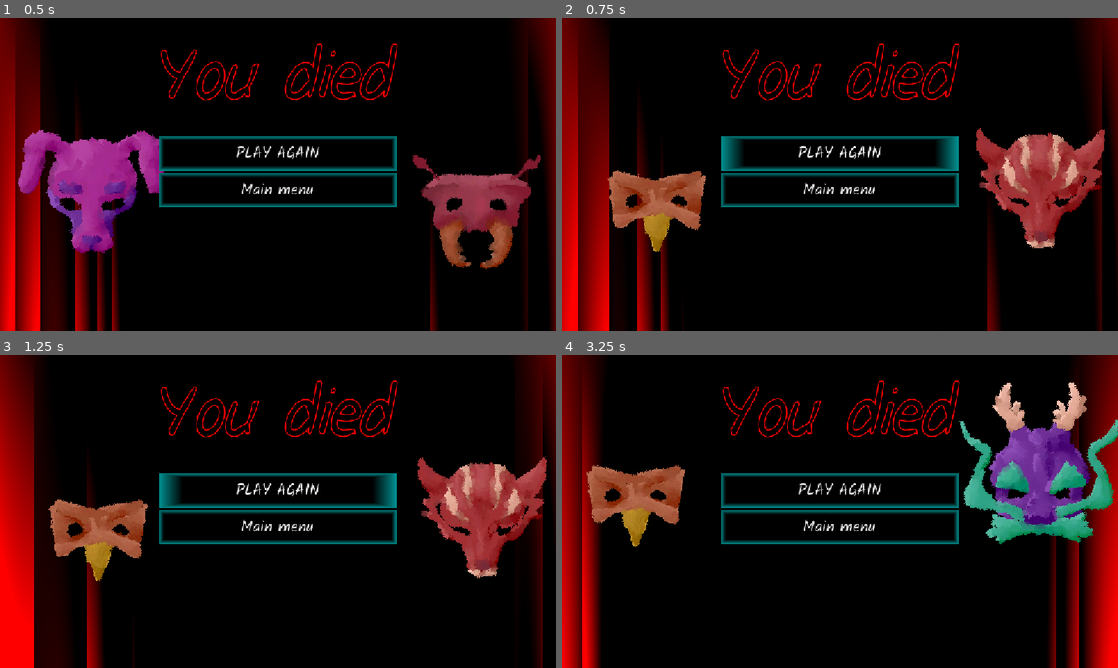
Above: before the commit, frames 1-4 (two rows, left to right).
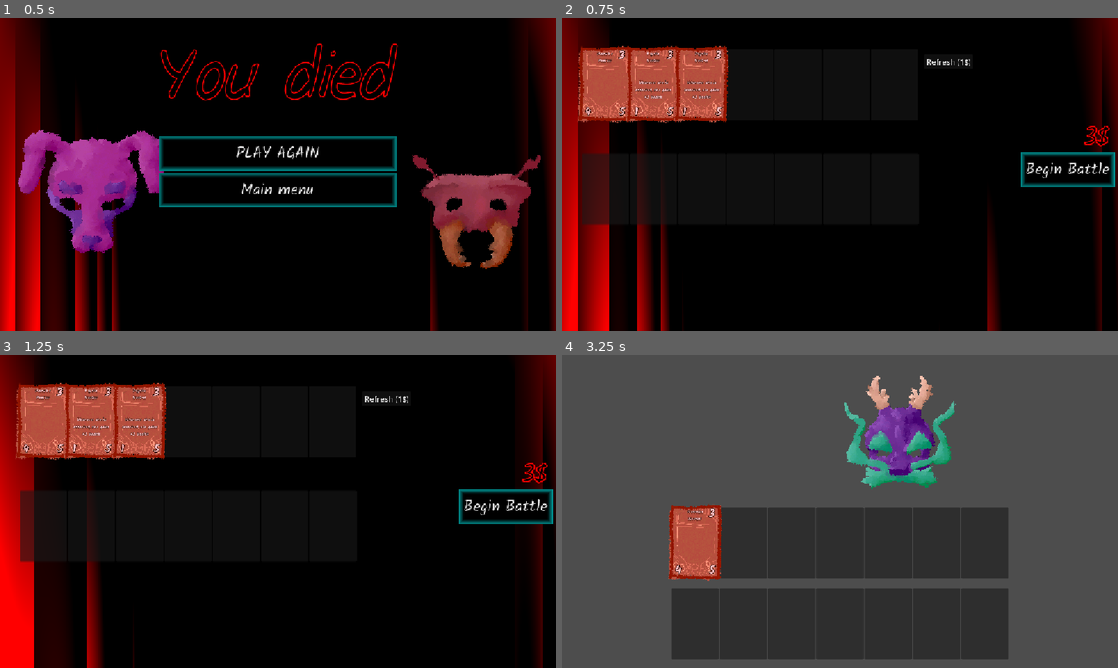
Above: after the commit, the same moments.

Repository: officialErnests/deus-ex-epidemia
Game: Godot game, scene res://Scenes/menus/game_over.tscn
Same seed, same stepped clock (60 frames per second), same inputs: the game is played once before the commit and once after it. This scene is started directly instead of the project's main scene.
Inputs (mouse positions are in pixels of both pictures, inside the frame that each line leads up to):
- Up to frame 1 (0.5 s): no input
- Up to frame 2 (0.75 s): click "PLAY AGAIN" at 0.5 s
- Up to frame 3 (1.25 s): no input
- Up to frame 4 (3.25 s): click (840, 489) at 1.25 s, where only the run before the commit has a clickable "PLAY AGAIN"; click (840, 489) at 2 s, where only the run before the commit has a clickable "PLAY AGAIN"; click (1067, 505) at 2.75 s, where only the run after the commit has a clickable "Begin Battle"

Frame 1 is identical in both runs. In frame 2, 20% of the frame differs, in the area x 2-100%, y 8-75%; in frame 3, 19%; in frame 4, 100%, in the area x 0-100%, y 0-100%.

Commit message:
fixed root

Diff:
--- a/Root.tscn
+++ b/Root.tscn
@@ -6,6 +6,7 @@
 [ext_resource type="Script" path="res://shop.gd" id="2_170dk"]
 [ext_resource type="Shader" uid="uid://45wh4n1kv6lp" path="res://Scripts/Shaders/screen_aura.gdshader" id="2_g0d6c"]
 [ext_resource type="Theme" uid="uid://d06pntua37tpb" path="res://assets/fonts/main_theme.tres" id="6_f5i44"]
+[ext_resource type="FontFile" uid="uid://b1py8nb133qdy" path="res://assets/fonts/Kalam-Bold.ttf" id="5_3ipfy"]
 
 [sub_resource type="ShaderMaterial" id="ShaderMaterial_n0g3p"]
 shader = ExtResource("2_g0d6c")
